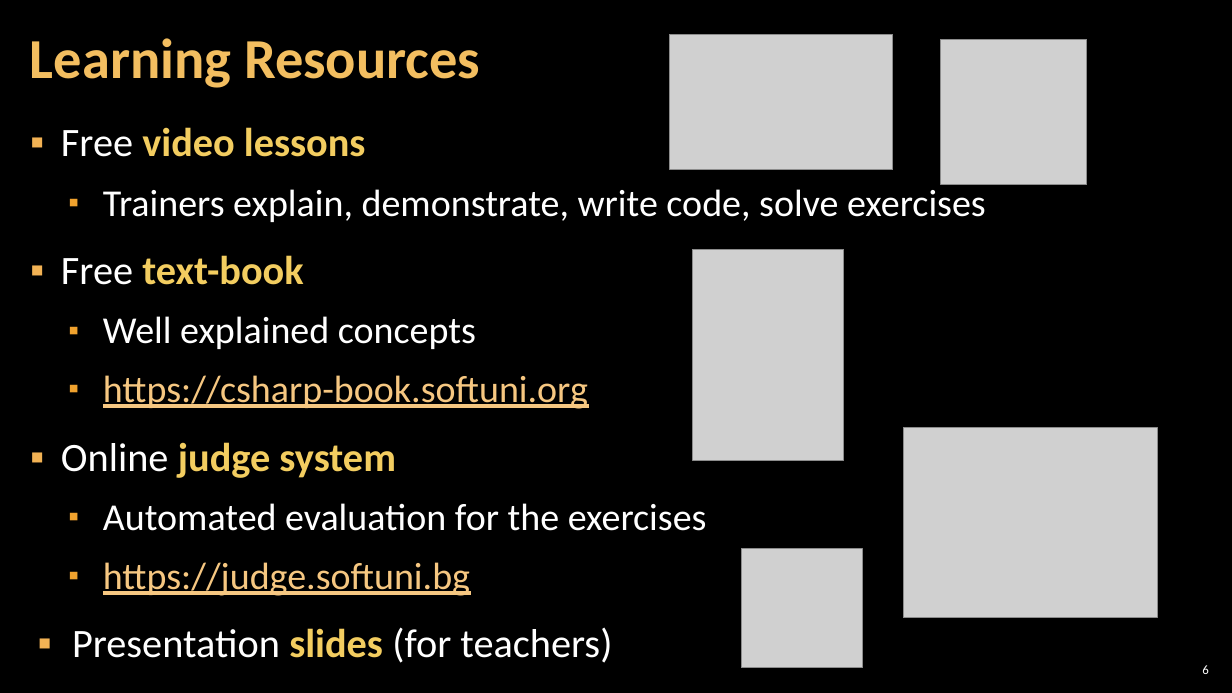
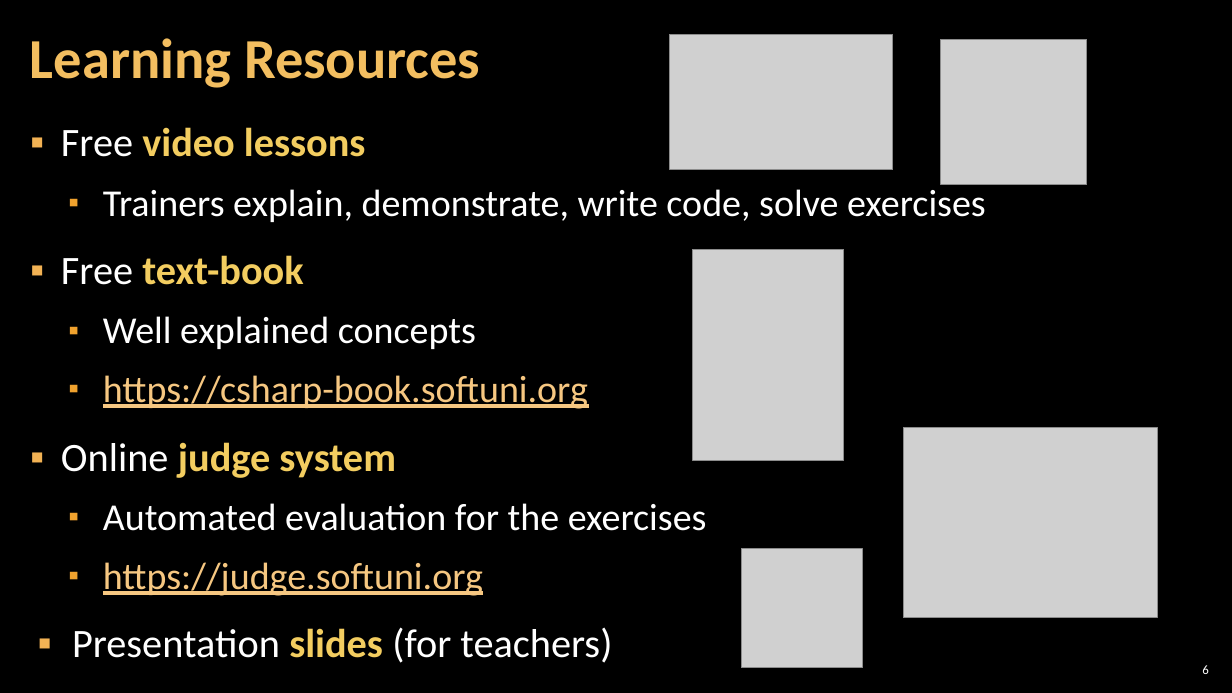
Before and after one commit to SoftUni/Programming-Basics-Resources, a slide deck: slide 6 of Presentation-Slides-CSharp-EN/Chapter-0-Preface/01.Chapter-Overview.pptx. Drawn at 1232x693 pixels with LibreOffice and Linux fonts; fonts in the diff are those of the drawing; grey boxes stand for pictures; background and template pictures are left out. Boxes give left, top, right and bottom in pixels: in the first picture for what was removed or moved away, otherwise in the second. Text is boxed around its words. In the diff, an @@ line names an element or a change of style, - is before the commit and + after.

```diff
--- a/Presentation-Slides-CSharp-EN/Chapter-0-Preface/01.Chapter-Overview.pptx
+++ b/Presentation-Slides-CSharp-EN/Chapter-0-Preface/01.Chapter-Overview.pptx
@@ text at <box>103,562,483,596</box>: text changed @@
-  ▪ https://judge.softuni.bg
+  ▪ https://judge.softuni.org
```
Also in this commit, not shown: 3 other slides changed.
